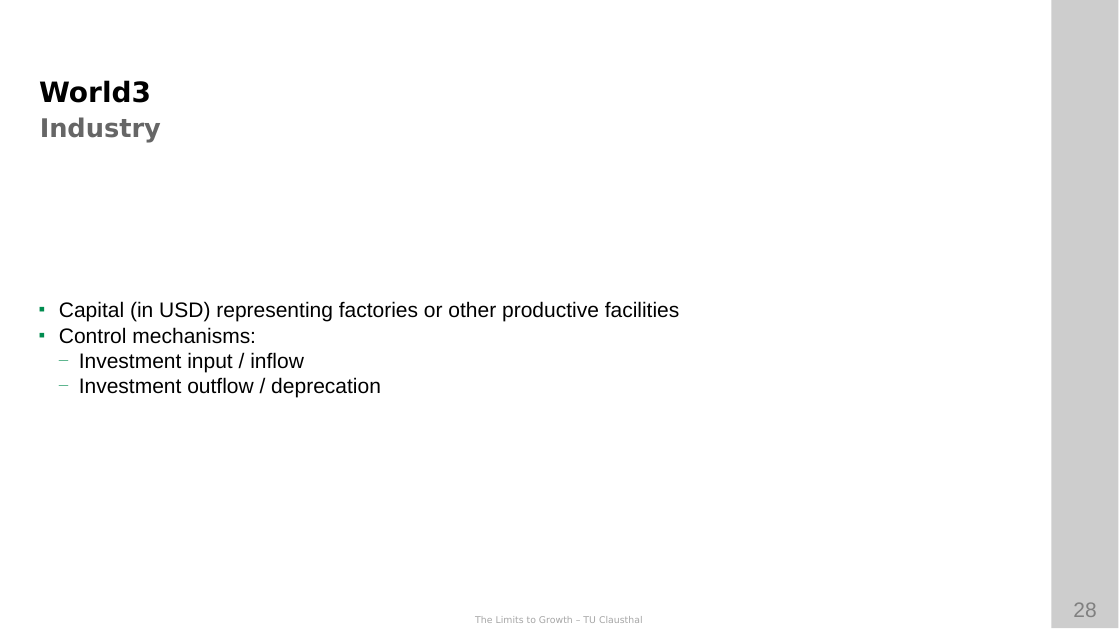
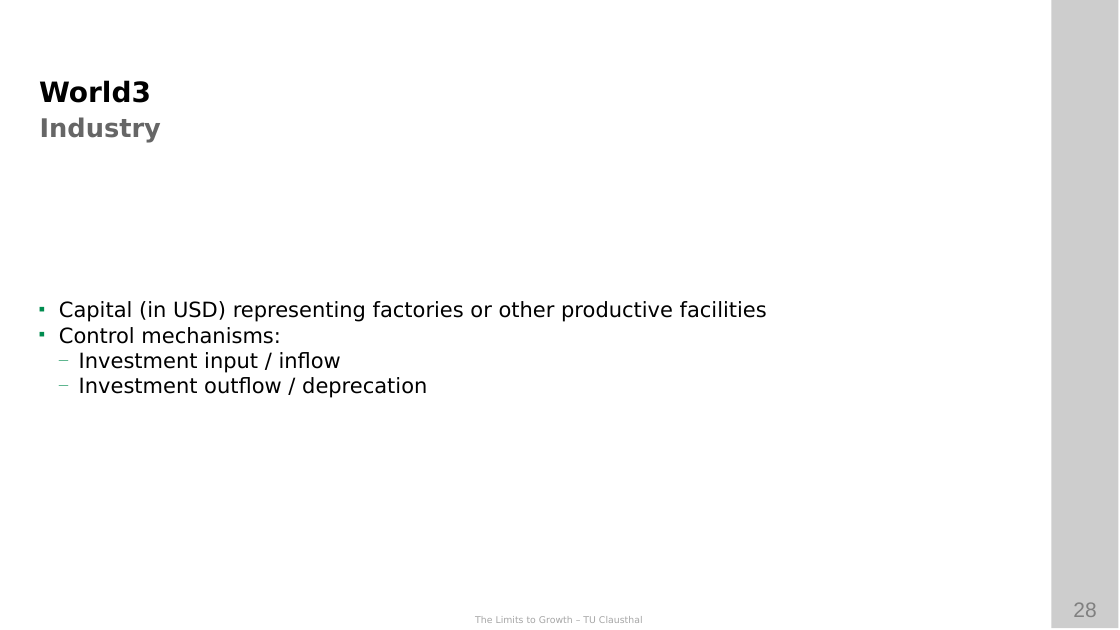
Before and after one commit to ETCE-LAB/teaching-material, a slide deck: slide 28 of The-Limits-to-Growth/LTG-L06-World3.pptx. Drawn at 1120x630 pixels with LibreOffice and Linux fonts; fonts in the diff are those of the drawing; background and template pictures are left out. Boxes give left, top, right and bottom in pixels: in the first picture for what was removed or moved away, otherwise in the second. Text is boxed around its words. In the diff, an @@ line names an element or a change of style, - is before the commit and + after.

```diff
--- a/The-Limits-to-Growth/LTG-L06-World3.pptx
+++ b/The-Limits-to-Growth/LTG-L06-World3.pptx
@@ text "Capital (in USD) representing factories ..." at (59,301,767,398): font Arial to DejaVu Sans @@
```
Also in this commit, not shown: 6 other slides changed, 1 slide added, 1 other file.
